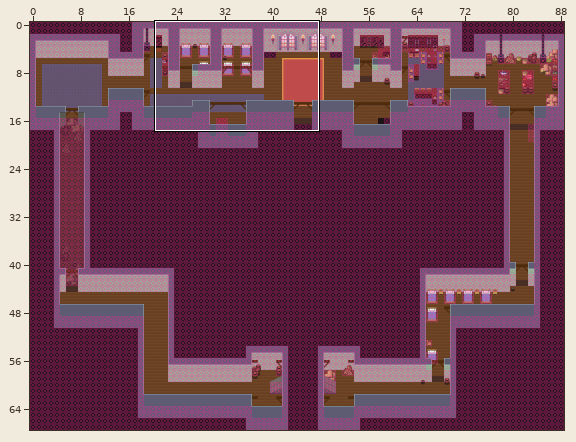
Tiled map -- maps/casern_north.tmx. Above, an overview of the earlier version with the close-up marked.
Close-up. As it was:
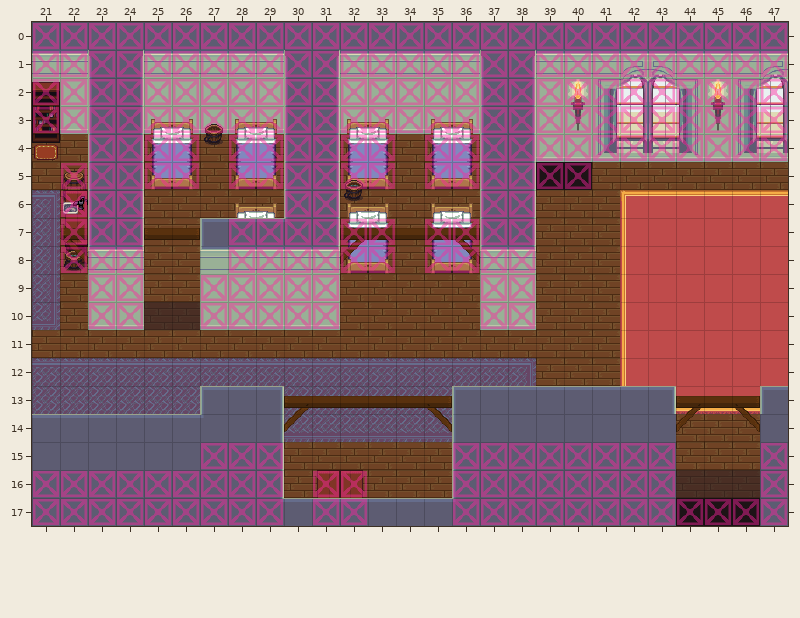
Cells are 32x32 px. Shown: x 21..47, y 0..17. The commit also changed other parts of the map, which this record leaves out. Not drawn, because the pictures are missing: unchanged layer "Stairs".
After:
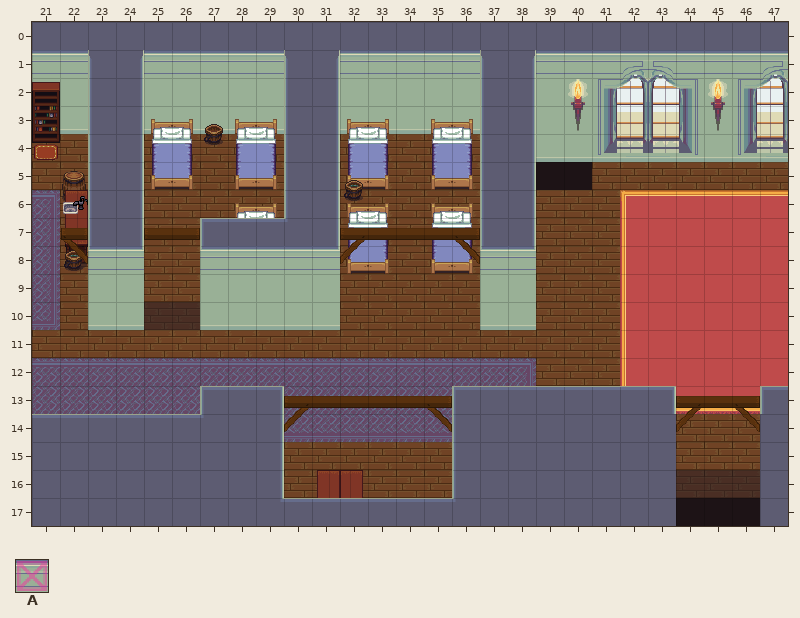
Key: from "collision": A 1.
_ is an empty cell.
See-through tiles are keyed as they look on the map.
Change:
Layer "Collision" (now hidden):
y 0..3: x 21..47 AAAAAAAAAAAAAAAAAAAAAAAAAAA -> ___________________________
y 4: x 23..26 AAAA -> ____; x 28..33 AAAAAA -> ______; x 35..47 AAAAAAAAAAAAA -> _____________
y 5: x 22..26 AAAAA -> _____; x 28..33 AAAAAA -> ______; x 35..40 AAAAAA -> ______
y 6: x 22..24 AAA -> ___; x 30..31 AA -> __; x 37..38 AA -> __
y 7..8: x 22..24 AAA -> ___; x 28..33 AAAAAA -> ______; x 35..38 AAAA -> ____
y 9..10: x 23..24 AA -> __; x 27..31 AAAAA -> _____; x 37..38 AA -> __
y 15: x 27..29 AAA -> ___; x 36..43 AAAAAAAA -> ________; x 47 A -> _
y 16: x 21..29 AAAAAAAAA -> _________; x 31..32 AA -> __; x 36..43 AAAAAAAA -> ________; x 47 A -> _
y 17: x 21..29 AAAAAAAAA -> _________; x 31..32 AA -> __; x 36..47 AAAAAAAAAAAA -> ____________
Boxes around the changes in both close-ups, in picture pixels (x1, y1, x2, y2):
removed: (33, 23, 787, 329)
removed: (33, 443, 283, 525)
removed: (453, 443, 787, 525)
removed: (313, 471, 367, 525)
